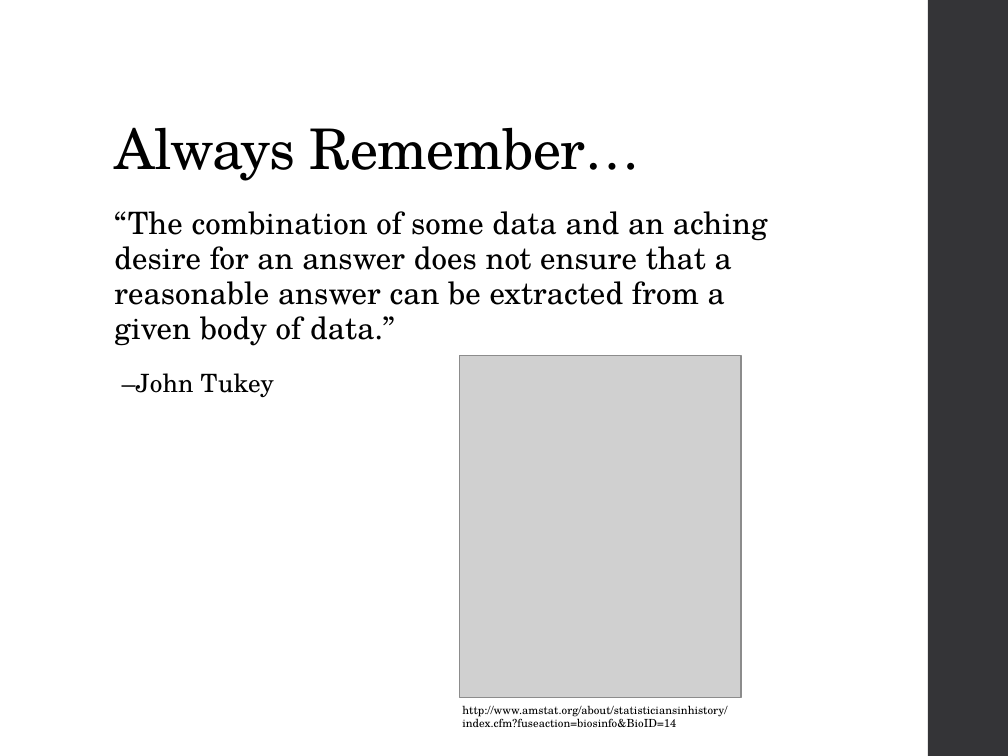
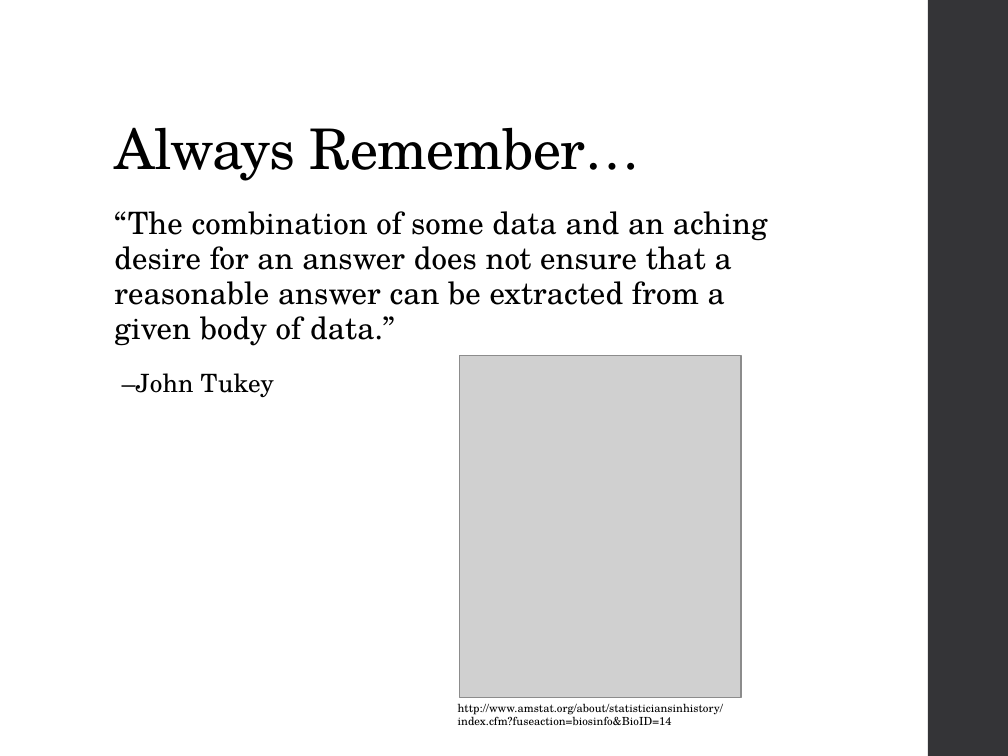
Before and after one commit to ncss-tech/stats_for_soil_survey, a slide deck: slide 26 of presentations/tree_models/Tree_models.pptx (slide 27 before the commit). Drawn at 1008x756 pixels with LibreOffice and Linux fonts; fonts in the diff are those of the drawing; grey boxes stand for pictures. Boxes give left, top, right and bottom in pixels: in the first picture for what was removed or moved away, otherwise in the second. Text is boxed around its words. In the diff, an @@ line names an element or a change of style, - is before the commit and + after.

```diff
--- a/presentations/tree_models/Tree_models.pptx
+++ b/presentations/tree_models/Tree_models.pptx
@@ text "http://www.amstat.org/about/statisticiansinhistory/index.cfm ...": place and size @@
-text "http://www.amstat.org/about/statisticiansinhistory/index.cfm ..." at bbox=[462, 705, 727, 727]
+text "http://www.amstat.org/about/statisticiansinhistory/index.cfm ..." at bbox=[458, 703, 723, 725]
```
Also in this commit, not shown: 3 other slides changed, 1 slide added, 1 slide removed.
